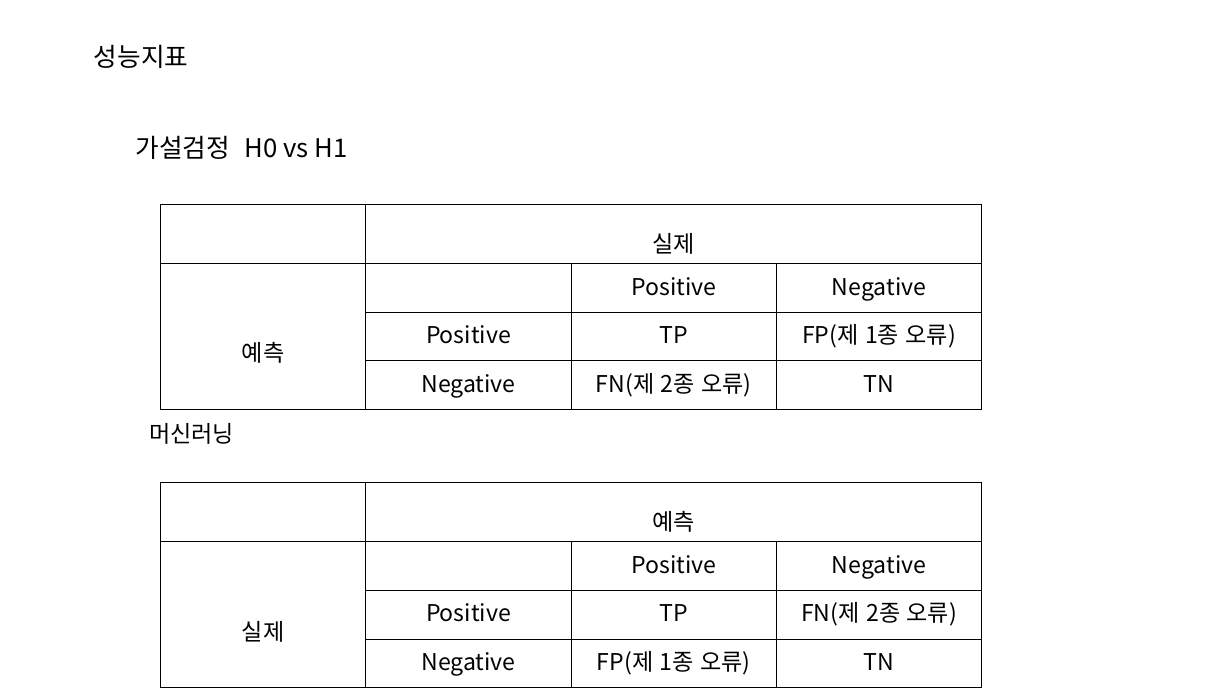
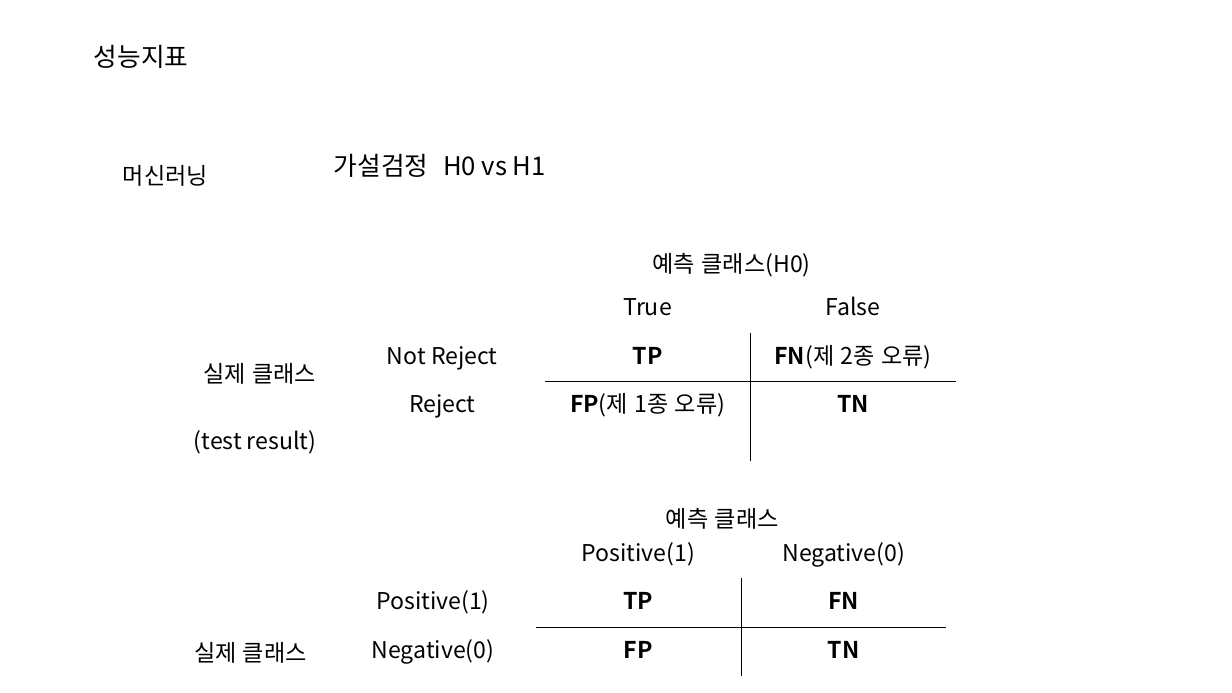
Before and after one commit to dudungE/AI_basic, a slide deck: slide 1 of AI개념도식.pptx. Drawn at 1232x693 pixels with LibreOffice and Linux fonts; fonts in the diff are those of the drawing. Boxes give left, top, right and bottom in pixels: in the first picture for what was removed or moved away, otherwise in the second. Text is boxed around its words. In the diff, an @@ line names an element or a change of style, - is before the commit and + after.

Commit message:
가설검정update

```diff
--- a/AI개념도식.pptx
+++ b/AI개념도식.pptx
@@ text "가설검정 H0 vs H1": place and size @@
-text "가설검정 H0 vs H1" at box(135, 135, 347, 159)
+text "가설검정 H0 vs H1" at box(334, 153, 546, 177)
@@ text "머신러닝": place and size @@
-text "머신러닝" at box(149, 423, 234, 444)
+text "머신러닝" at box(123, 165, 208, 186)
@@ table removed at box(161, 204, 982, 402), 4 rows, 4 columns @@
- | 실제 |  | 
-예측 |  | Positive | Negative
- | Positive | TP | FP(제 1종 오류)
- | Negative | FN(제 2종 오류) | TN
@@ table at box(134, 225, 955, 458) @@
-row 1, column 2: 예측
+row 1, column 2: 예측 클래스(H0)
-row 2: 실제 |  | Positive | Negative
+row 2: 실제 클래스 / (test result) |  | True | False
-row 3, column 2: Positive
+row 3, column 2: Not Reject
-row 4, column 2: Negative
+row 4, column 2: Reject
@@ bold on in "TP", "FN(제", "FP(제", "TN" @@
@@ borders changed @@
@@ table: place and size @@
-table at box(161, 482, 982, 680)
+table at box(134, 225, 955, 458)
@@ table added at box(125, 479, 945, 674), 4 rows, 4 columns @@
+ | 예측 클래스 |  | 
+실제 클래스 |  | Positive(1) | Negative(0)
+ | Positive(1) | TP | FN
+ | Negative(0) | FP | TN
```
